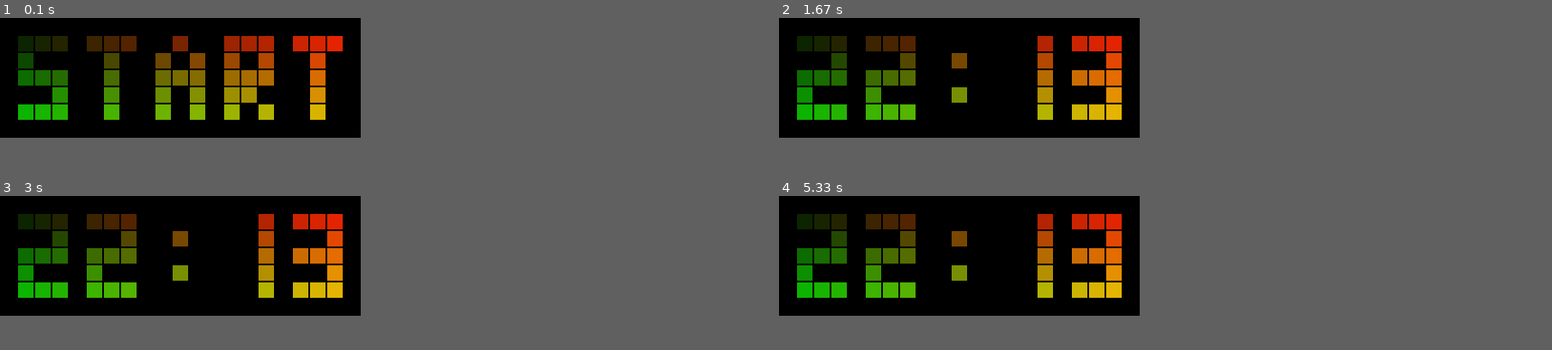
Above: before the commit, frames 1-4 (two rows, left to right).
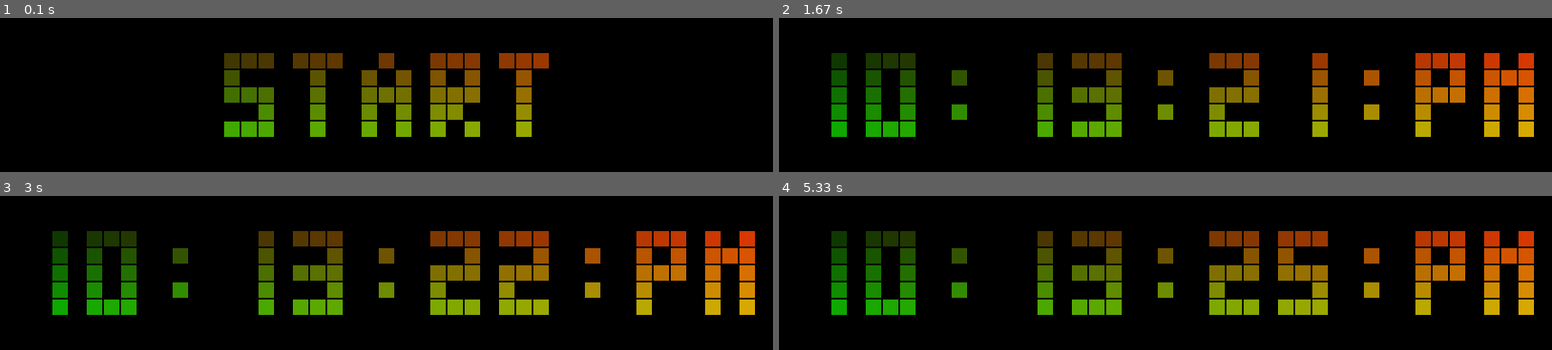
Above: after the commit, the same moments.

Repository: KlimentFis/Pygame_clock
Game: pygame game, started from clock.py
Same seed, same stepped clock (60 frames per second), same inputs: the game is played once before the commit and once after it.
Inputs:
- Up to frame 1 (0.1 s): no input
- Up to frame 2 (1.67 s): no input
- Up to frame 3 (3 s): no input
- Up to frame 4 (5.33 s): no input
In our replay, the window is 420x140 before the commit and 900x180 after it. These sizes can differ from the game's own. Grey fills any space a smaller window leaves; there, only what the larger window draws over its background counts as a difference.

The runs differ from the first frame. In frame 1, 17% of the frame differs, in the area x 2-71%, y 11-78%; in frame 2, 19%; in frame 3, 21%, in the area x 2-98%, y 11-78%; in frame 4, 21%.

Commit message:
Upgrade
Add USA time format and seconds ( optional)

Diff:
--- a/clock.py
+++ b/clock.py
@@ -1,10 +1,12 @@
-from random import randint
+from random import randint, choice
+import pygame
 from datetime import datetime
-import pygame
+
+USA_Time_format = 1 # 12h format with AM/PM (1 or 0)
+Seconds = 1 # seconds on the clock (1 or 0)
 
 class Clock_face():
 	def __init__(self, app):
-		self.time = "start"
 		self.all_char = {
 			'0' : [(0,0), (0,1), (0,2), (0,3), (0,4), (1,0), (1,4), (2,0), (2,1), (2,2), (2,3), (2,4)],
 			'1' : [(2,0), (2,1), (2,2), (2,3), (2,4)],
@@ -20,15 +22,33 @@
 			"s" : [(0,0), (0,1), (0,2), (0,4), (1,0), (1,2), (1,4), (2,0), (2,2), (2,3), (2,4)],
 			"t" : [(0,0), (1,0), (2,0), (1,1), (1,2), (1,3), (1,4)],
 			"a" : [(1,0), (1,2), (0,1), (0,2), (0,3), (0,4), (2,1), (2,2), (2,3), (2,4)],
-			"r" : [(0,0), (0,1), (0,2), (0,3), (0,4), (1,0), (1,2), (1,3), (2,0), (2,1), (2,2), (2,4)]
+			"r" : [(0,0), (0,1), (0,2), (0,3), (0,4), (1,0), (1,2), (1,3), (2,0), (2,1), (2,2), (2,4)],
+			"m" : [(0,0), (0,1), (0,2), (0,3), (0,4), (1,1), (2,0), (2,1), (2,2), (2,3), (2,4)],
+			"p" : [(0,0), (0,1), (0,2), (0,3), (0,4), (1,0), (1,2), (2,0), (2,1), (2,2)],
+			" " : []
 		}
+
+		if app.element_count % 2 == 1:
+			self.time = " " * ((app.element_count - 5) // 2) + "start" + " " * ((app.element_count - 5) // 2)
+		else:
+			self.time = "".join([str(choice([i for i in self.all_char.keys()])) for i in range(app.element_count)])
+
 		self.chars = [Time_char(app, i, self.all_char[char]) for i, char in enumerate(self.time)]
 
 	def draw(self):
 		[char.draw(app) for char in self.chars]
 
 	def update(self):
-		self.time = datetime.now().strftime("%H:%M")
+		if Seconds == 0:
+			self.time = datetime.now().strftime("%M")
+		else:
+			self.time = datetime.now().strftime("%M:%S")
+
+		if USA_Time_format == 0:
+			self.time = datetime.now().strftime("%H:") + self.time
+		else:
+			self.time = datetime.now().strftime("%I:") + self.time + datetime.now().strftime(":%p").lower()
+
 		[char.update(self.all_char[self.time[i]]) for i, char in enumerate(self.chars)]
 
 class Time_char():
@@ -47,15 +67,16 @@
 		# Random color
 		# [pygame.draw.rect(app.display, self.color, ((self.x + x1) * app.cell_size + 1, (self.y + y1) * app.cell_size + 1, app.cell_size - 2, app.cell_size - 2)) for x1, y1 in self.char]
 
+
 	def update(self, char):
 		self.char = char
 
 class App():
 	def __init__(self):
 		self.cell_size = 20
-		self.element_count = 5
-		self.row = 21 #self.element_count * 3 + self.element_count + 1
-		self.col = 7 #7
+		self.element_count = 5 + Seconds * 3 + USA_Time_format * 3
+		self.row = self.element_count * 3 + self.element_count + 1 #21
+		self.col = 9 #7
 		self.width = self.cell_size * self.row
 		self.height = self.cell_size * self.col
 		self.display = pygame.display.set_mode((self.width, self.height))
@@ -67,8 +88,8 @@
 			self.clock.tick(15)
 			self.display.fill(pygame.Color("black"))
 			My_clock.draw()
+			pygame.display.update()
 			My_clock.update()
-			pygame.display.update()
 			[exit() for i in pygame.event.get() if i.type == pygame.QUIT]
 
 if __name__ == '__main__':
